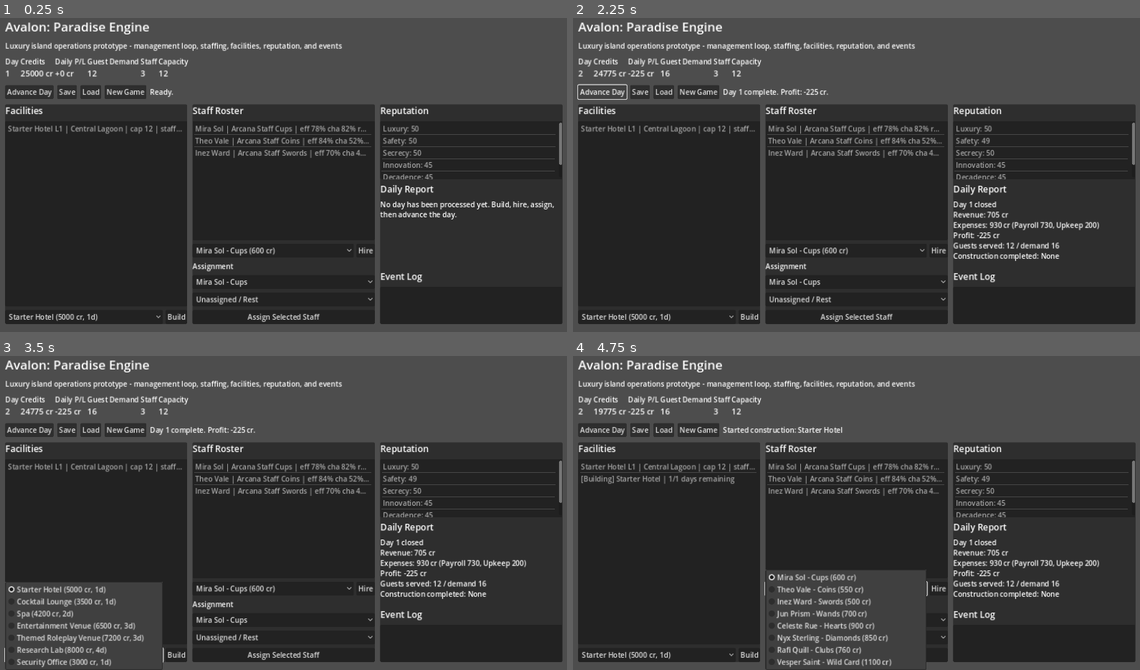
Above: before the commit, frames 1-4 (two rows, left to right).
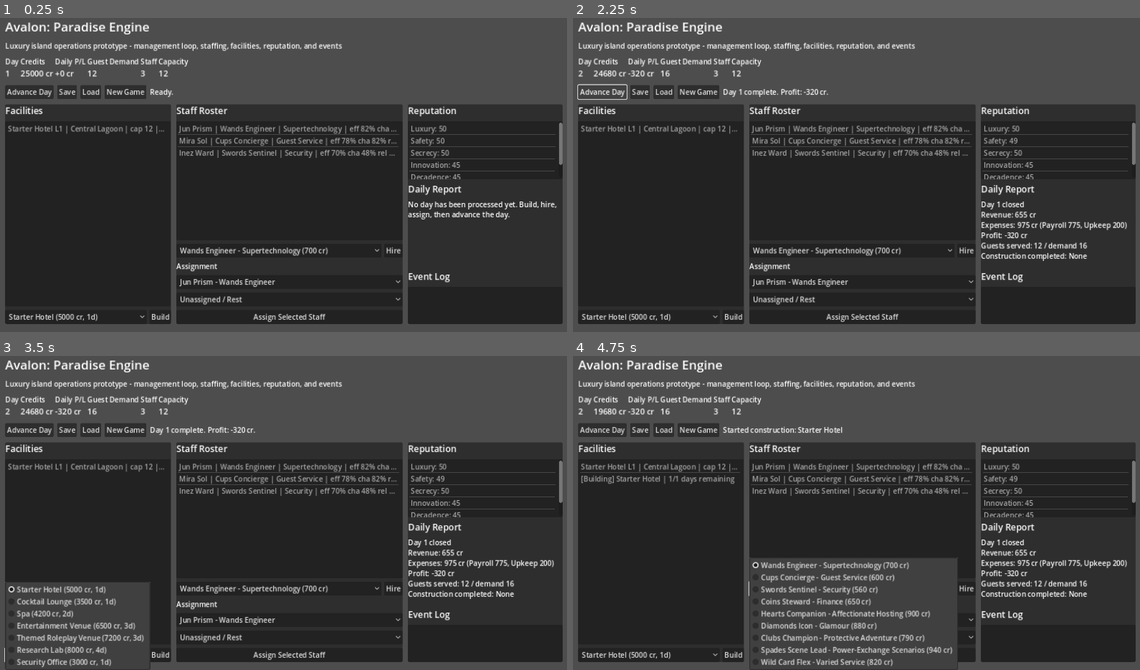
Above: after the commit, the same moments.

Repository: AuthorInkwell/AvalonSim
Game: Godot game, scene res://scenes/main.tscn
Same seed, same stepped clock (60 frames per second), same inputs: the game is played once before the commit and once after it.
Inputs (mouse positions are in pixels of both pictures, inside the frame that each line leads up to):
- Up to frame 1 (0.25 s): no input
- Up to frame 2 (2.25 s): click "New Game" at 0.5 s; click "New Game" at 1.25 s; click "Advance Day" at 2 s
- Up to frame 3 (3.5 s): click "Starter Hotel (5000 cr, 1d)" at 2.75 s
- Up to frame 4 (4.75 s): click "Build" at 3.5 s; click (845, 588) at 4.25 s, where only the run before the commit has a clickable "Mira Sol - Cups (600 cr)"

The runs differ from the first frame. In frame 1, 6.8% of the frame differs, in the area x 24-100%, y 27-98%; in frame 2, 7.7%; in frame 3, 8.2%; in frame 4, 11%, in the area x 5-100%, y 16-100%.

Commit message:
Add unique staff identities and role effects
Co-authored-by: AuthorInkwell <AuthorInkwell@users.noreply.github.com>

Diff:
--- a/data/staff_templates.json
+++ b/data/staff_templates.json
@@ -1,10 +1,37 @@
 [
   {
+    "id": "wands_engineer",
+    "template_name": "Wands Engineer",
+    "category": "Arcana Support",
+    "house": "Wands",
+    "role": "Engineer",
+    "specialty": "Supertechnology",
+    "description": "Technology staff who maintain Avalon systems and improve experimental amenities.",
+    "salary": 275,
+    "hire_cost": 700,
+    "efficiency": 0.82,
+    "charisma": 0.52,
+    "reliability": 0.78,
+    "stress": 0.15,
+    "satisfaction": 0.7,
+    "affinity_tags": ["innovation", "safety"],
+    "contribution": {
+      "revenue": 0.02,
+      "satisfaction": 0.02,
+      "upkeep_reduction": 0.08,
+      "capacity": 0.03
+    },
+    "traits": ["Inventive", "Ethical Researcher"],
+    "name_pool": ["Jun Prism", "Ari Quanta", "Sana Volt", "Eli Lumen", "Niko Helix", "Vera Sable"]
+  },
+  {
     "id": "cups_concierge",
-    "name": "Mira Sol",
-    "category": "Arcana Staff",
-    "role": "Cups",
-    "specialty": "Hospitality",
+    "template_name": "Cups Concierge",
+    "category": "Arcana Support",
+    "house": "Cups",
+    "role": "Concierge",
+    "specialty": "Guest Service",
+    "description": "Traditional service staff who keep guests comfortable, fed, repaired, and cared for.",
     "salary": 260,
     "hire_cost": 600,
     "efficiency": 0.78,
@@ -12,59 +39,74 @@
     "reliability": 0.74,
     "stress": 0.12,
     "satisfaction": 0.72,
-    "traits": ["Empathetic", "Popular"]
-  },
-  {
-    "id": "coins_operator",
-    "name": "Theo Vale",
-    "category": "Arcana Staff",
-    "role": "Coins",
+    "affinity_tags": ["hospitality", "luxury"],
+    "contribution": {
+      "revenue": 0.03,
+      "satisfaction": 0.08,
+      "upkeep_reduction": 0.03,
+      "capacity": 0.02
+    },
+    "traits": ["Empathetic", "Polished"],
+    "name_pool": ["Mira Sol", "Lina Vale", "Opal Rivers", "Sera Bloom", "Tavi Dawn", "Nell Maris"]
+  },
+  {
+    "id": "swords_sentinel",
+    "template_name": "Swords Sentinel",
+    "category": "Arcana Support",
+    "house": "Swords",
+    "role": "Sentinel",
+    "specialty": "Security",
+    "description": "Security staff who protect guests, staff, Cards, and Avalon's perimeter.",
+    "salary": 240,
+    "hire_cost": 560,
+    "efficiency": 0.7,
+    "charisma": 0.48,
+    "reliability": 0.94,
+    "stress": 0.1,
+    "satisfaction": 0.66,
+    "affinity_tags": ["safety", "secrecy"],
+    "contribution": {
+      "revenue": 0.01,
+      "satisfaction": 0.05,
+      "upkeep_reduction": 0.02,
+      "capacity": 0.0
+    },
+    "traits": ["Disciplined", "Protective"],
+    "name_pool": ["Inez Ward", "Kaia Steel", "Bria Locke", "Mara Voss", "Tess Aegis", "Rhea Pike"]
+  },
+  {
+    "id": "coins_steward",
+    "template_name": "Coins Steward",
+    "category": "Arcana Support",
+    "house": "Coins",
+    "role": "Steward",
     "specialty": "Finance",
-    "salary": 240,
-    "hire_cost": 550,
-    "efficiency": 0.84,
-    "charisma": 0.52,
-    "reliability": 0.86,
+    "description": "Financial staff who tune pricing, contracts, investments, and discreet logistics.",
+    "salary": 255,
+    "hire_cost": 650,
+    "efficiency": 0.86,
+    "charisma": 0.5,
+    "reliability": 0.88,
     "stress": 0.08,
     "satisfaction": 0.68,
-    "traits": ["Workaholic", "Tech Savvy"]
-  },
-  {
-    "id": "swords_security",
-    "name": "Inez Ward",
-    "category": "Arcana Staff",
-    "role": "Swords",
-    "specialty": "Security",
-    "salary": 230,
-    "hire_cost": 500,
-    "efficiency": 0.7,
-    "charisma": 0.48,
-    "reliability": 0.92,
-    "stress": 0.1,
-    "satisfaction": 0.66,
-    "traits": ["Reliable", "No-Nonsense"]
-  },
-  {
-    "id": "wands_engineer",
-    "name": "Jun Prism",
-    "category": "Arcana Staff",
-    "role": "Wands",
-    "specialty": "Research",
-    "salary": 275,
-    "hire_cost": 700,
-    "efficiency": 0.8,
-    "charisma": 0.55,
-    "reliability": 0.76,
-    "stress": 0.15,
-    "satisfaction": 0.7,
-    "traits": ["Creative", "Tech Savvy"]
-  },
-  {
-    "id": "hearts_host",
-    "name": "Celeste Rue",
-    "category": "Card",
-    "role": "Hearts",
-    "specialty": "Guest Relations",
+    "affinity_tags": ["luxury", "secrecy", "innovation"],
+    "contribution": {
+      "revenue": 0.07,
+      "satisfaction": 0.01,
+      "upkeep_reduction": 0.07,
+      "capacity": 0.0
+    },
+    "traits": ["Strategic", "Discreet"],
+    "name_pool": ["Theo Vale", "Cass Argent", "Milo Penn", "Dara Finch", "Silas Ledger", "Nia Gold"]
+  },
+  {
+    "id": "hearts_companion",
+    "template_name": "Hearts Companion",
+    "category": "Card",
+    "house": "Hearts",
+    "role": "Companion",
+    "specialty": "Affectionate Hosting",
+    "description": "Cards who focus on warmth, affection, romance, and helping guests feel valued.",
     "salary": 340,
     "hire_cost": 900,
     "efficiency": 0.72,
@@ -72,51 +114,114 @@
     "reliability": 0.68,
     "stress": 0.18,
     "satisfaction": 0.74,
-    "traits": ["Celebrity", "High Maintenance"]
-  },
-  {
-    "id": "diamonds_performer",
-    "name": "Nyx Sterling",
-    "category": "Card",
-    "role": "Diamonds",
-    "specialty": "Entertainment",
-    "salary": 320,
-    "hire_cost": 850,
+    "affinity_tags": ["hospitality", "luxury"],
+    "contribution": {
+      "revenue": 0.05,
+      "satisfaction": 0.1,
+      "upkeep_reduction": 0.0,
+      "capacity": 0.01
+    },
+    "traits": ["Tender", "Attentive"],
+    "name_pool": ["Celeste Rue", "Amara Lark", "Jules Honey", "Pia Valentine", "Noor Blush", "Eden Rose"]
+  },
+  {
+    "id": "diamonds_icon",
+    "template_name": "Diamonds Icon",
+    "category": "Card",
+    "house": "Diamonds",
+    "role": "Icon",
+    "specialty": "Glamour",
+    "description": "Cards who specialize in elegance, style, status fantasy, and refined presentation.",
+    "salary": 330,
+    "hire_cost": 880,
     "efficiency": 0.76,
-    "charisma": 0.88,
+    "charisma": 0.9,
     "reliability": 0.7,
     "stress": 0.14,
     "satisfaction": 0.73,
-    "traits": ["Creative", "Popular"]
-  },
-  {
-    "id": "clubs_producer",
-    "name": "Rafi Quill",
-    "category": "Card",
-    "role": "Clubs",
-    "specialty": "Operations",
-    "salary": 300,
-    "hire_cost": 760,
-    "efficiency": 0.83,
-    "charisma": 0.64,
+    "affinity_tags": ["luxury", "decadence"],
+    "contribution": {
+      "revenue": 0.08,
+      "satisfaction": 0.06,
+      "upkeep_reduction": 0.0,
+      "capacity": 0.0
+    },
+    "traits": ["Elegant", "Magnetic"],
+    "name_pool": ["Nyx Sterling", "Bianca Frost", "Aster Vellum", "Lucien Glint", "Seren Lux", "Val Crown"]
+  },
+  {
+    "id": "clubs_champion",
+    "template_name": "Clubs Champion",
+    "category": "Card",
+    "house": "Clubs",
+    "role": "Champion",
+    "specialty": "Protective Adventure",
+    "description": "Cards who play strong, rough-edged protectors with kind instincts and high energy.",
+    "salary": 310,
+    "hire_cost": 790,
+    "efficiency": 0.84,
+    "charisma": 0.66,
     "reliability": 0.8,
     "stress": 0.11,
     "satisfaction": 0.69,
-    "traits": ["Workaholic", "Creative"]
-  },
-  {
-    "id": "wildcard_fixer",
-    "name": "Vesper Saint",
-    "category": "Card",
-    "role": "Wild Card",
-    "specialty": "Incident Response",
-    "salary": 380,
-    "hire_cost": 1100,
+    "affinity_tags": ["decadence", "safety", "hospitality"],
+    "contribution": {
+      "revenue": 0.04,
+      "satisfaction": 0.05,
+      "upkeep_reduction": 0.02,
+      "capacity": 0.04
+    },
+    "traits": ["Bold", "Kind-Hearted"],
+    "name_pool": ["Rafi Quill", "Marco Flint", "Tala Knox", "Bo Rhys", "Gabe Hart", "Zara Brass"]
+  },
+  {
+    "id": "spades_scene_lead",
+    "template_name": "Spades Scene Lead",
+    "category": "Card",
+    "house": "Spades",
+    "role": "Scene Lead",
+    "specialty": "Power-Exchange Scenarios",
+    "description": "Cards who provide direct, boundary-forward scenario leadership for guests who want intensity.",
+    "salary": 350,
+    "hire_cost": 940,
     "efficiency": 0.78,
+    "charisma": 0.86,
+    "reliability": 0.76,
+    "stress": 0.2,
+    "satisfaction": 0.7,
+    "affinity_tags": ["decadence", "secrecy"],
+    "contribution": {
+      "revenue": 0.09,
+      "satisfaction": 0.04,
+      "upkeep_reduction": 0.0,
+      "capacity": 0.0
+    },
+    "traits": ["Commanding", "Clear-Boundaried"],
+    "name_pool": ["Vera Noct", "Dante Thorn", "Selene Lash", "Morgan Black", "Anya Chain", "Orion Slate"]
+  },
+  {
+    "id": "wild_card_flex",
+    "template_name": "Wild Card Flex",
+    "category": "Card",
+    "house": "Wild Card",
+    "role": "Flex",
+    "specialty": "Varied Service",
+    "description": "Cards still exploring, or intentionally staying flexible, who can adapt across several guest needs.",
+    "salary": 320,
+    "hire_cost": 820,
+    "efficiency": 0.76,
     "charisma": 0.78,
-    "reliability": 0.58,
-    "stress": 0.2,
-    "satisfaction": 0.62,
-    "traits": ["Troublemaker", "Celebrity"]
+    "reliability": 0.62,
+    "stress": 0.17,
+    "satisfaction": 0.66,
+    "affinity_tags": ["hospitality", "luxury", "decadence", "secrecy"],
+    "contribution": {
+      "revenue": 0.04,
+      "satisfaction": 0.04,
+      "upkeep_reduction": 0.01,
+      "capacity": 0.02
+    },
+    "traits": ["Adaptable", "Curious"],
+    "name_pool": ["Vesper Saint", "River Muse", "Ash Meridian", "Lior Chance", "Kestrel Blue", "Nova Wren"]
   }
 ]
--- a/systems/facility_manager.gd
+++ b/systems/facility_manager.gd
@@ -91,16 +91,19 @@
 
 		var avg_efficiency := StaffManager.average_stat(assigned_staff, "efficiency", 0.55)
 		var avg_charisma := StaffManager.average_stat(assigned_staff, "charisma", 0.5)
+		var role_contribution: Dictionary = StaffManager.calculate_facility_contribution(assigned_staff, facility)
 		var level := int(facility.get("level", 1))
 		var level_modifier := 1.0 + float(level - 1) * 0.25
-		var staff_modifier := 0.45 + staff_ratio * 0.4 + avg_efficiency * 0.25
-		var charisma_modifier := 0.9 + avg_charisma * 0.2
+		var staff_modifier := 0.45 + staff_ratio * 0.35 + avg_efficiency * 0.2 + float(role_contribution.revenue_modifier)
+		var charisma_modifier := 0.9 + avg_charisma * 0.15
 		var base_income := float(facility.get("base_income", definition.get("base_income", 0)))
 		var income := int(round(base_income * occupancy * level_modifier * staff_modifier * charisma_modifier))
-		var facility_upkeep := int(facility.get("upkeep", definition.get("upkeep", 0)))
+		var base_upkeep := int(facility.get("upkeep", definition.get("upkeep", 0)))
+		var facility_upkeep := int(round(float(base_upkeep) * (1.0 - float(role_contribution.upkeep_reduction))))
 		var facility_capacity := int(facility.get("capacity", definition.get("capacity", 0)))
-		var facility_served := int(round(float(facility_capacity) * occupancy))
-		var satisfaction: float = clamp(0.52 + staff_ratio * 0.24 + avg_efficiency * 0.16 + avg_charisma * 0.08, 0.0, 1.0)
+		var effective_capacity := int(round(float(facility_capacity) * (1.0 + float(role_contribution.capacity_modifier))))
+		var facility_served := int(round(float(effective_capacity) * occupancy))
+		var satisfaction: float = clamp(0.52 + staff_ratio * 0.22 + avg_efficiency * 0.14 + avg_charisma * 0.07 + float(role_contribution.satisfaction_bonus), 0.0, 1.0)
 
 		revenue += income
 		upkeep += facility_upkeep
@@ -116,7 +119,9 @@
 			"assigned_staff": assigned_staff.size(),
 			"required_staff": required_staff,
 			"satisfaction": satisfaction,
-			"served_guests": facility_served
+			"served_guests": facility_served,
+			"effective_capacity": effective_capacity,
+			"role_effects": role_contribution.effect_lines
 		})
 
 	var average_satisfaction := 0.0
--- a/systems/staff_manager.gd
+++ b/systems/staff_manager.gd
@@ -1,6 +1,9 @@
 extends Node
 
 signal staff_changed
+
+const FALLBACK_GIVEN_NAMES := ["Ari", "Briar", "Cass", "Dara", "Eli", "Jules", "Kai", "Lina", "Milo", "Noor", "Opal", "Pax", "Rhea", "Sera", "Tavi", "Vera"]
+const FALLBACK_FAMILY_NAMES := ["Ash", "Bloom", "Crown", "Dawn", "Finch", "Hart", "Lux", "Maris", "Pike", "Quill", "Rivers", "Sable", "Vale", "Ward", "Wren", "Zephyr"]
 
 var staff_roster: Array = []
 var next_staff_id := 1
@@ -18,19 +21,25 @@
 	if template.is_empty():
 		return {"success": false, "message": "Unknown staff template."}
 
+	var template_name := String(template.get("template_name", template.get("name", "Staff Candidate")))
 	var staff: Dictionary = {
 		"id": next_staff_id,
 		"template_id": template.get("id", ""),
-		"name": template.get("name", "New Hire"),
+		"template_name": template_name,
+		"name": _generate_unique_name(template),
 		"category": template.get("category", "Staff"),
+		"house": template.get("house", ""),
 		"role": template.get("role", "Generalist"),
 		"specialty": template.get("specialty", "Operations"),
+		"description": template.get("description", ""),
 		"salary": int(template.get("salary", 200)),
 		"efficiency": float(template.get("efficiency", 0.65)),
 		"charisma": float(template.get("charisma", 0.65)),
 		"reliability": float(template.get("reliability", 0.65)),
 		"stress": float(template.get("stress", 0.1)),
 		"satisfaction": float(template.get("satisfaction", 0.65)),
+		"affinity_tags": template.get("affinity_tags", []),
+		"contribution": template.get("contribution", {}),
 		"traits": template.get("traits", []),
 		"assigned_facility_id": -1
 	}
@@ -100,6 +109,64 @@
 	return total / float(staff_members.size())
 
 
+func calculate_facility_contribution(staff_members: Array, facility: Dictionary) -> Dictionary:
+	var revenue_modifier := 0.0
+	var satisfaction_bonus := 0.0
+	var upkeep_reduction := 0.0
+	var capacity_modifier := 0.0
+	var effect_lines: Array = []
+
+	for staff_data in staff_members:
+		var staff: Dictionary = staff_data
+		_hydrate_staff_from_template(staff)
+
+		var contribution: Dictionary = staff.get("contribution", {})
+		var affinity := _calculate_facility_affinity(staff, facility)
+		var revenue_delta := float(contribution.get("revenue", 0.0)) * affinity
+		var satisfaction_delta := float(contribution.get("satisfaction", 0.0)) * affinity
+		var upkeep_delta := float(contribution.get("upkeep_reduction", 0.0)) * affinity
+		var capacity_delta := float(contribution.get("capacity", 0.0)) * affinity
+
+		revenue_modifier += revenue_delta
+		satisfaction_bonus += satisfaction_delta
+		upkeep_reduction += upkeep_delta
+		capacity_modifier += capacity_delta
+
+		var effects: Array = []
+		if absf(revenue_delta) >= 0.005:
+			effects.append("+%d%% revenue" % int(round(revenue_delta * 100.0)))
+		if absf(satisfaction_delta) >= 0.005:
+			effects.append("+%d%% satisfaction" % int(round(satisfaction_delta * 100.0)))
+		if absf(upkeep_delta) >= 0.005:
+			effects.append("-%d%% upkeep" % int(round(upkeep_delta * 100.0)))
+		if absf(capacity_delta) >= 0.005:
+			effects.append("+%d%% guest flow" % int(round(capacity_delta * 100.0)))
+
+		if not effects.is_empty():
+			effect_lines.append("%s (%s): %s" % [
+				staff.name,
+				get_staff_role_label(staff),
+				", ".join(effects)
+			])
+
+	return {
+		"revenue_modifier": clamp(revenue_modifier, -0.25, 0.45),
+		"satisfaction_bonus": clamp(satisfaction_bonus, -0.25, 0.35),
+		"upkeep_reduction": clamp(upkeep_reduction, 0.0, 0.4),
+		"capacity_modifier": clamp(capacity_modifier, -0.2, 0.25),
+		"effect_lines": effect_lines
+	}
+
+
+func get_staff_role_label(staff: Dictionary) -> String:
+	_hydrate_staff_from_template(staff)
+	var house := String(staff.get("house", ""))
+	var role := String(staff.get("role", "Staff"))
+	if house.is_empty() or house == role:
+		return role
+	return "%s %s" % [house, role]
+
+
 func calculate_daily_payroll() -> int:
 	var payroll := 0
 	for staff in staff_roster:
@@ -142,4 +209,57 @@
 func load_state(state: Dictionary) -> void:
 	staff_roster = state.get("staff_roster", []).duplicate(true)
 	next_staff_id = int(state.get("next_staff_id", 1))
-	staff_changed.emit()
+	for staff in staff_roster:
+		var staff_data: Dictionary = staff
+		_hydrate_staff_from_template(staff_data)
+	staff_changed.emit()
+
+
+func _generate_unique_name(template: Dictionary) -> String:
+	var preferred_names: Array = template.get("name_pool", [])
+	for candidate_data in preferred_names:
+		var candidate := String(candidate_data)
+		if not _is_name_in_use(candidate):
+			return candidate
+
+	for attempt in range(FALLBACK_GIVEN_NAMES.size() * FALLBACK_FAMILY_NAMES.size()):
+		var given_name := String(FALLBACK_GIVEN_NAMES[(next_staff_id + attempt) % FALLBACK_GIVEN_NAMES.size()])
+		var family_name := String(FALLBACK_FAMILY_NAMES[(next_staff_id * 3 + attempt) % FALLBACK_FAMILY_NAMES.size()])
+		var candidate := "%s %s" % [given_name, family_name]
+		if not _is_name_in_use(candidate):
+			return candidate
+
+	return "%s %03d" % [String(template.get("template_name", "Staff")), next_staff_id]
+
+
+func _is_name_in_use(candidate: String) -> bool:
+	for staff in staff_roster:
+		if String(staff.get("name", "")) == candidate:
+			return true
+	return false
+
+
+func _calculate_facility_affinity(staff: Dictionary, facility: Dictionary) -> float:
+	var affinity_tags: Array = staff.get("affinity_tags", [])
+	var facility_tags: Array = facility.get("reputation_focus", [])
+	if affinity_tags.is_empty() or facility_tags.is_empty():
+		return 1.0
+
+	var matches := 0
+	for tag_data in facility_tags:
+		if affinity_tags.has(String(tag_data)):
+			matches += 1
+
+	if matches == 0:
+		return 0.65
+	return 1.0 + minf(float(matches) * 0.2, 0.5)
+
+
+func _hydrate_staff_from_template(staff: Dictionary) -> void:
+	var template := DataCatalog.get_staff_template(String(staff.get("template_id", "")))
+	if template.is_empty():
+		return
+
+	for key in ["template_name", "category", "house", "role", "specialty", "description", "affinity_tags", "contribution", "traits"]:
+		if not staff.has(key):
+			staff[key] = template.get(key, staff.get(key, ""))
--- a/ui/dashboard.gd
+++ b/ui/dashboard.gd
@@ -264,7 +264,11 @@
 	hire_menu.clear()
 	for template in DataCatalog.staff_templates:
 		var index := hire_menu.get_item_count()
-		hire_menu.add_item("%s - %s (%d cr)" % [template.name, template.role, int(template.hire_cost)])
+		hire_menu.add_item("%s - %s (%d cr)" % [
+			String(template.get("template_name", template.get("name", "Staff Candidate"))),
+			String(template.get("specialty", "Operations")),
+			int(template.hire_cost)
+		])
 		hire_menu.set_item_metadata(index, template.id)
 
 	_populate_assignment_menus()
@@ -274,7 +278,7 @@
 	assign_staff_menu.clear()
 	for staff in StaffManager.staff_roster:
 		var index := assign_staff_menu.get_item_count()
-		assign_staff_menu.add_item("%s - %s" % [staff.name, staff.role])
+		assign_staff_menu.add_item("%s - %s" % [staff.name, StaffManager.get_staff_role_label(staff)])
 		assign_staff_menu.set_item_metadata(index, int(staff.id))
 
 	assign_facility_menu.clear()
@@ -336,10 +340,10 @@
 		if not facility.is_empty():
 			assignment = facility.name
 
-		staff_list.add_item("%s | %s %s | eff %.0f%% cha %.0f%% rel %.0f%% | stress %.0f%% | %s" % [
+		staff_list.add_item("%s | %s | %s | eff %.0f%% cha %.0f%% rel %.0f%% | stress %.0f%% | %s" % [
 			staff.name,
-			staff.category,
-			staff.role,
+			StaffManager.get_staff_role_label(staff),
+			staff.specialty,
 			float(staff.efficiency) * 100.0,
 			float(staff.charisma) * 100.0,
 			float(staff.reliability) * 100.0,
@@ -466,6 +470,8 @@
 	var assigned_count := assigned_staff.size()
 	var satisfaction := float(report.get("satisfaction", 0.0))
 	var served_guests := int(report.get("served_guests", 0))
+	var effective_capacity := int(report.get("effective_capacity", facility.get("capacity", 0)))
+	var role_effects: Array = report.get("role_effects", [])
 	var staff_note := "Fully staffed"
 	if assigned_count < required_staff:
 		staff_note = "Needs %d more staff" % (required_staff - assigned_count)
@@ -487,6 +493,7 @@
 		"Assigned payroll: -%d cr" % payroll,
 		"Profit / Loss: %+d cr" % profit,
 		"Guests served: %d" % served_guests,
+		"Effective guest flow capacity: %d" % effective_capacity,
 		"Guest satisfaction: %s" % _format_percent(satisfaction),
 		"",
 		"Staffing: %d/%d - %s" % [assigned_count, required_staff, staff_note],
@@ -499,13 +506,21 @@
 		for staff in assigned_staff:
 			lines.append("- %s, %s | salary %d cr | eff %s | cha %s | rel %s | stress %s" % [
 				staff.name,
-				staff.role,
+				StaffManager.get_staff_role_label(staff),
 				int(staff.salary),
 				_format_percent(float(staff.efficiency)),
 				_format_percent(float(staff.charisma)),
 				_format_percent(float(staff.reliability)),
 				_format_percent(float(staff.stress))
 			])
+
+	lines.append("")
+	lines.append("Role effects:")
+	if role_effects.is_empty():
+		lines.append("- None yet. Assign staff to unlock role bonuses.")
+	else:
+		for effect in role_effects:
+			lines.append("- %s" % String(effect))
 
 	facility_details_dialog.title = "%s Details" % facility.name
 	facility_details_dialog.dialog_text = "\n".join(lines)
